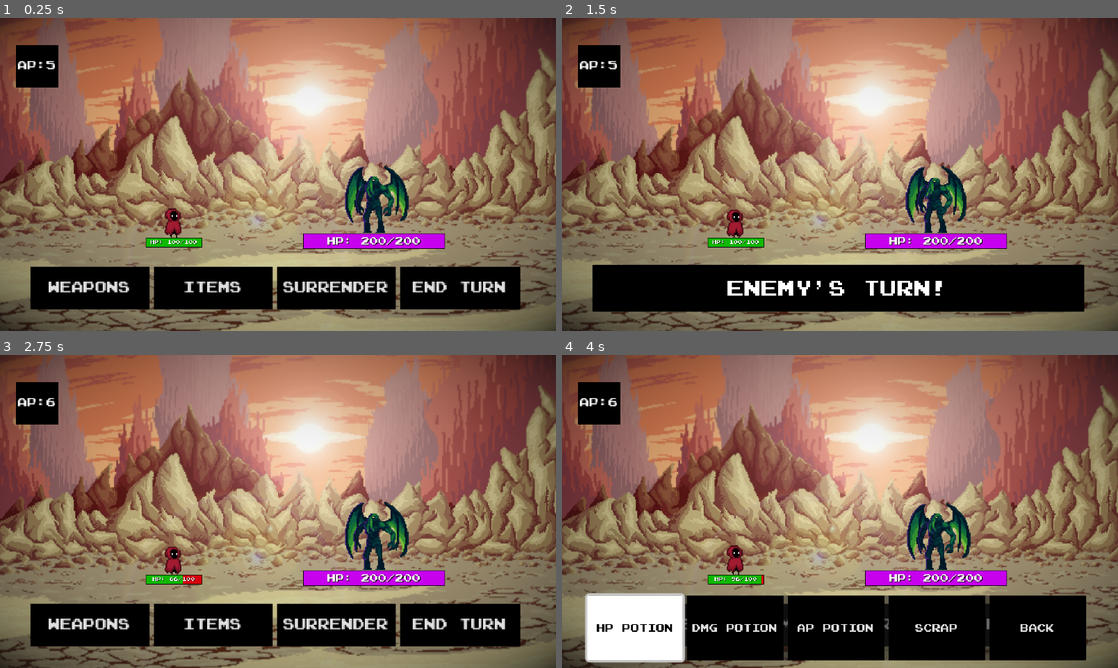
Above: before the commit, frames 1-4 (two rows, left to right).
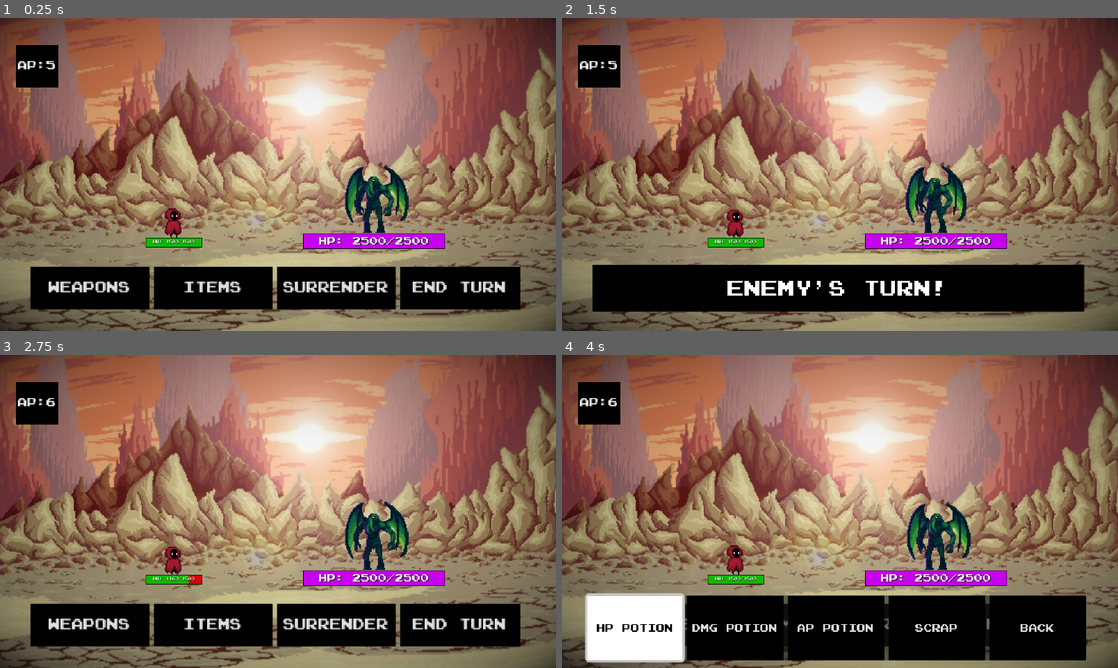
Above: after the commit, the same moments.

Repository: ElerosVecchio/OBL_TeamC
Game: Godot game, scene res://TurnBasedSystem&Scene/world.tscn
Two runs of this game, one before a commit and one after it. Both use one fixed random seed, a clock stepped at 60 frames per second and the inputs below. This scene is started directly instead of the project's main scene.
Inputs:
- Up to frame 1 (0.25 s): no input
- Up to frame 2 (1.5 s): click "End Turn" at 0.5 s; tap Enter (ui_accept) at 1.25 s
- Up to frame 3 (2.75 s): tap Enter (ui_accept) at 1.52 s; click "Weapons" at 2 s
- Up to frame 4 (4 s): click "Items" at 2.75 s; click "HP Potion" at 3.5 s

The runs differ from the first frame. In frame 1, 0.3% of the frame differs, in the area x 27-78%, y 70-73%; in frame 2, 0.3%; in frame 3, 0.3%, in the area x 27-78%, y 70-74%; in frame 4, 0.3%.

Commit message:
New boss crit mechanic

Diff:
--- a/TurnBasedSystem&Scene/Global.gd
+++ b/TurnBasedSystem&Scene/Global.gd
@@ -2,26 +2,26 @@
 
 var actionpoints = 5
 
-var sworddamage = 15
-var lancedamage = 8
-var hammerdamage = 35
-var wanddamage = 65
-var shielddamage = 3
+var sworddamage = 150
+var lancedamage = 70
+var hammerdamage = 350
+var wanddamage = 650
+var shielddamage = 30
 
 var healthpotions = 2
 var damagepotions = 1
-var appotions = 1
+var appotions = 2
 var scrap = 1
 
 var shielding = 1
 
-var bbegdamage = 17
+var bbegdamage = 170
 
-var playermaxhealth = 100
-var playercurrenthealth = 100
+var playermaxhealth = 1500
+var playercurrenthealth = 1500
 
-var bbegmaxhealth = 200
-var bbegcurrenthealth = 200
+var bbegmaxhealth = 2500
+var bbegcurrenthealth = 2500
 
 var playerturn = true
 var enemyturn = false
--- a/TurnBasedSystem&Scene/hero.tscn
+++ b/TurnBasedSystem&Scene/hero.tscn
@@ -203,6 +203,7 @@
 scale = Vector2(0.5, 0.5)
 theme_override_colors/font_shadow_color = Color(0, 0, 0, 1)
 theme_override_fonts/font = ExtResource("2_g2m40")
+theme_override_font_sizes/font_size = 12
 text = "HP: 100/100"
 horizontal_alignment = 1
 vertical_alignment = 1
--- a/TurnBasedSystem&Scene/world.gd
+++ b/TurnBasedSystem&Scene/world.gd
@@ -36,7 +36,7 @@
 	if Global.actionpoints >= 2:
 		Global.playerattacking = true
 		crit = randi() % 100
-		if crit <= 35:
+		if crit <= 50:
 			Global.bbegcurrenthealth -= (Global.sworddamage * 1.5)
 			print('Critical Hit!')
 		else:
@@ -50,7 +50,7 @@
 	if Global.actionpoints >= 1:
 		Global.playerattacking = true
 		crit = randi() % 100
-		if crit <= 50:
+		if crit <= 20:
 			Global.bbegcurrenthealth -= (Global.lancedamage * 1.5)
 			print('Critical Hit!')
 		else:
@@ -63,7 +63,7 @@
 	if Global.actionpoints >= 4:
 		Global.playerattacking = true
 		crit = randi() % 100
-		if crit <= 20:
+		if crit <= 65:
 			Global.bbegcurrenthealth -= (Global.hammerdamage * 1.5)
 			print('Critical Hit!')
 		else:
@@ -112,8 +112,14 @@
 	$EnemyTurnLabel.show()
 	await get_tree().create_timer(2).timeout
 	crit = randi() % 100
-	if crit <= 30:
-		Global.playercurrenthealth -= Global.bbegdamage * 2
+	if Global.bbegcurrenthealth >= Global.bbegmaxhealth * 0.6: #the boss is more likely to crit if it has higher health
+		if crit <= 45:
+			Global.playercurrenthealth -= Global.bbegdamage * 2 * Global.shielding
+			print('Enemy critical hit!')
+		else:
+			Global.playercurrenthealth -= Global.bbegdamage * Global.shielding
+	elif crit <= 25:
+		Global.playercurrenthealth -= Global.bbegdamage * 2 * Global.shielding
 		print('Enemy critical hit!')
 	else:
 		Global.playercurrenthealth -= Global.bbegdamage * Global.shielding
@@ -146,7 +152,7 @@
 		if Global.playercurrenthealth >= Global.playermaxhealth * 0.7: #checks if player current health is above 70%
 			Global.playercurrenthealth = Global.playermaxhealth
 		else:
-			Global.playercurrenthealth += Global.playermaxhealth * 0.3
+			Global.playercurrenthealth += Global.playermaxhealth * 0.4
 
 
 func _on_ap_potion_pressed():
@@ -163,8 +169,8 @@
 		$NoMoreAP.show()
 	else:
 		Global.damagepotions -= 1
-		Global.sworddamage += 5
-		Global.lancedamage += 5
-		Global.hammerdamage += 5
-		Global.wanddamage += 5
-		Global.shielddamage += 5
+		Global.sworddamage += 50
+		Global.lancedamage += 50
+		Global.hammerdamage += 50
+		Global.wanddamage += 50
+		Global.shielddamage += 50
--- a/TurnBasedSystem&Scene/world.tscn
+++ b/TurnBasedSystem&Scene/world.tscn
@@ -214,7 +214,7 @@
 theme_override_styles/normal = SubResource("StyleBoxFlat_2d2o6")
 theme_override_styles/hover = SubResource("StyleBoxFlat_njh7f")
 text = "Sword
-15 DMG
+150 DMG
 2 AP
 "
 
@@ -227,7 +227,7 @@
 theme_override_styles/normal = SubResource("StyleBoxFlat_nht6k")
 theme_override_styles/hover = SubResource("StyleBoxFlat_vvo5q")
 text = "Lance
-7 DMG
+70 DMG
 1 AP"
 
 [node name="Hammer" type="Button" parent="AttacksPanel/AttacksBox"]
@@ -239,7 +239,7 @@
 theme_override_styles/normal = SubResource("StyleBoxFlat_ri28y")
 theme_override_styles/hover = SubResource("StyleBoxFlat_yf2da")
 text = "Hammer
-35 DMG
+350 DMG
 4 AP"
 
 [node name="Wand" type="Button" parent="AttacksPanel/AttacksBox"]
@@ -251,7 +251,7 @@
 theme_override_styles/normal = SubResource("StyleBoxFlat_4d8nk")
 theme_override_styles/hover = SubResource("StyleBoxFlat_wuaut")
 text = "Wand
-65 DMG
+650 DMG
 7 AP"
 
 [node name="Shield" type="Button" parent="AttacksPanel/AttacksBox"]
